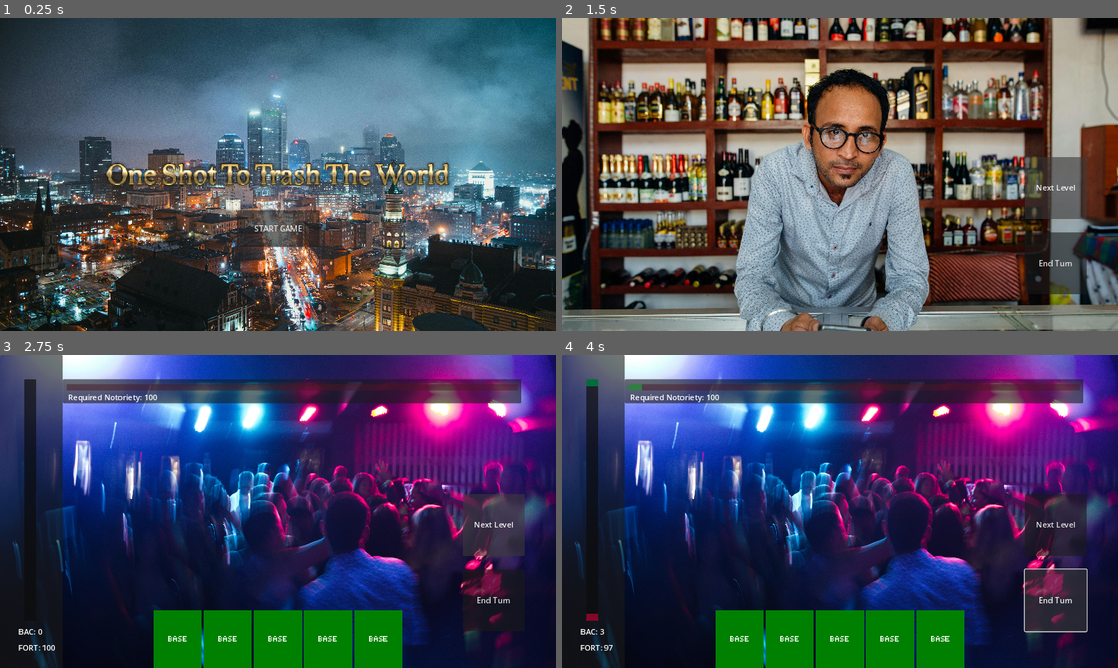
Above: before the commit, frames 1-4 (two rows, left to right).
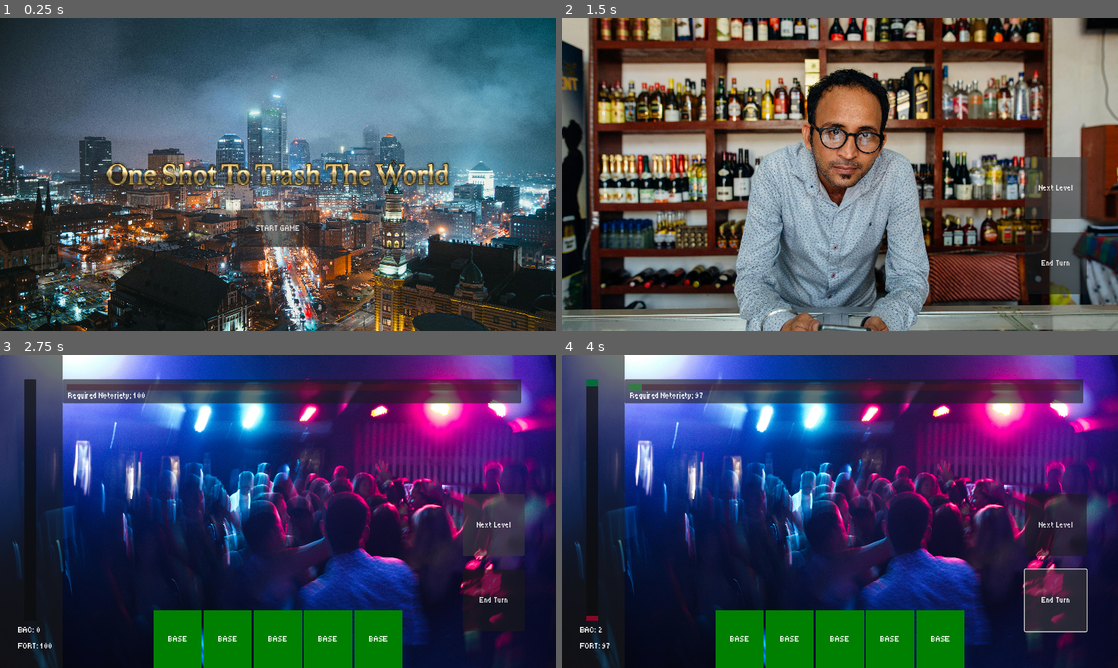
Above: after the commit, the same moments.

Repository: TreSmith/JameGamGameJam
Game: Godot game, scene res://Scenes/UI/main_menu.tscn
Same seed, same stepped clock (60 frames per second), same inputs: the game is played once before the commit and once after it.
Inputs:
- Up to frame 1 (0.25 s): no input
- Up to frame 2 (1.5 s): click "START GAME" at 0.5 s; click "Next Level" at 1.25 s
- Up to frame 3 (2.75 s): click "Next Level" at 2 s
- Up to frame 4 (4 s): click "End Turn" at 2.75 s; click "End Turn" at 3.5 s

The runs differ from the first frame. In frame 1, 0.1% of the frame differs, in the area x 45-55%, y 66-69%; in frame 2, 0.1%; in frame 3, 0.5%, in the area x 3-93%, y 11-95%; in frame 4, 0.5%.

Commit message:
nothing should be broken here ;)

Diff:
--- a/Scenes/UI/main_menu.tscn
+++ b/Scenes/UI/main_menu.tscn
@@ -1,5 +1,6 @@
-[gd_scene load_steps=4 format=3 uid="uid://bx3ofyjcj7wxb"]
+[gd_scene load_steps=5 format=3 uid="uid://bx3ofyjcj7wxb"]
 
+[ext_resource type="Theme" path="res://main_theme.tres" id="1_lgh0y"]
 [ext_resource type="Texture2D" uid="uid://crucwie1hatfq" path="res://Assets/Backgrounds/main_menu.jpg" id="1_ohcko"]
 [ext_resource type="Script" path="res://Scripts/UI/main_menu.gd" id="1_vuw2v"]
 [ext_resource type="Texture2D" uid="uid://7gyfoov0dcey" path="res://Assets/TitleCard.png" id="2_5sgxa"]
@@ -7,6 +8,7 @@
 [node name="MainMenu" type="Control"]
 layout_mode = 3
 anchors_preset = 0
+theme = ExtResource("1_lgh0y")
 script = ExtResource("1_vuw2v")
 
 [node name="Background" type="TextureRect" parent="."]
@@ -37,6 +39,7 @@
 offset_bottom = 150.0
 grow_horizontal = 2
 grow_vertical = 2
+theme = ExtResource("1_lgh0y")
 text = "START GAME"
 
 [node name="TitleCard" type="TextureRect" parent="Initial"]
--- a/Scenes/UI/next_level.tscn
+++ b/Scenes/UI/next_level.tscn
@@ -1,12 +1,14 @@
-[gd_scene load_steps=2 format=3 uid="uid://ca0k0j0evguft"]
+[gd_scene load_steps=3 format=3 uid="uid://ca0k0j0evguft"]
 
 [ext_resource type="Script" path="res://Scripts/UI/next_level.gd" id="1_8sx43"]
+[ext_resource type="Theme" path="res://main_theme.tres" id="1_pwyaj"]
 
 [node name="Level_UI_Elements" type="Control"]
 layout_mode = 3
 anchors_preset = 0
 offset_right = 1141.0
 offset_bottom = 650.0
+theme = ExtResource("1_pwyaj")
 script = ExtResource("1_8sx43")
 
 [node name="NextLevelBtn" type="Button" parent="."]
--- a/Scenes/UI/notoriety.tscn
+++ b/Scenes/UI/notoriety.tscn
@@ -1,6 +1,7 @@
-[gd_scene load_steps=4 format=3 uid="uid://cwvokrs86ax4x"]
+[gd_scene load_steps=5 format=3 uid="uid://cwvokrs86ax4x"]
 
 [ext_resource type="Script" path="res://Scripts/UI/Notoriety.gd" id="1_5vr55"]
+[ext_resource type="Theme" path="res://main_theme.tres" id="1_e0akq"]
 
 [sub_resource type="StyleBoxFlat" id="StyleBoxFlat_3pnh4"]
 bg_color = Color(0.286275, 0.0941176, 0.12549, 0.482353)
@@ -16,6 +17,7 @@
 offset_right = -72.0
 offset_bottom = 100.0
 grow_horizontal = 2
+theme = ExtResource("1_e0akq")
 script = ExtResource("1_5vr55")
 
 [node name="NotorietyBar" type="ProgressBar" parent="."]
--- a/Scenes/UI/player_bars.tscn
+++ b/Scenes/UI/player_bars.tscn
@@ -1,6 +1,7 @@
-[gd_scene load_steps=5 format=3 uid="uid://borgwftef6nl5"]
+[gd_scene load_steps=6 format=3 uid="uid://borgwftef6nl5"]
 
 [ext_resource type="Script" path="res://Scripts/UI/PlayerBars.gd" id="1_8bcje"]
+[ext_resource type="Theme" path="res://main_theme.tres" id="1_yacth"]
 
 [sub_resource type="StyleBoxFlat" id="StyleBoxFlat_w6b85"]
 bg_color = Color(0, 0, 0, 0.533333)
@@ -16,6 +17,7 @@
 anchor_bottom = 1.0
 offset_right = 130.0
 grow_vertical = 2
+theme = ExtResource("1_yacth")
 script = ExtResource("1_8bcje")
 
 [node name="BAC_Bar" type="ProgressBar" parent="."]
--- a/Scripts/UI/Notoriety.gd
+++ b/Scripts/UI/Notoriety.gd
@@ -11,7 +11,7 @@
 	notoriety_bar.value = 0
 	notoriety_label.text = "Required Notoriety: " + str(required_notoriety)
 
-func update_notoriety_ui(notoriety):
+func update_notoriety_ui():
 	notoriety_bar.value = GameManager.Current_Notoriety
-	required_notoriety - GameManager.Current_Notoriety
-	notoriety_label.text = "Required Notoriety: " + str(required_notoriety)
+	var notoriety_left = required_notoriety - GameManager.Current_Notoriety
+	notoriety_label.text = "Required Notoriety: " + str(notoriety_left)
--- a/Scripts/UI/PlayerBars.gd
+++ b/Scripts/UI/PlayerBars.gd
@@ -11,11 +11,11 @@
 	fort_bar.value = 0
 	fort_label.text = "FORT: " + str(GameManager.STARTING_FORTITUDE)
 
-func update_bac(amount):
-	bac_bar.value += amount
-	bac_label.text = "BAC: " + str(bac_bar.value)
+func update_bac():
+	bac_bar.value = GameManager.Current_BAC
+	bac_label.text = "BAC: " + str(GameManager.Current_BAC)
 
-func update_fort(amount):
-	fort_bar.value += amount
-	var fort_label_text = GameManager.STARTING_FORTITUDE - fort_bar.value
+func update_fort():
+	fort_bar.value = GameManager.STARTING_FORTITUDE - GameManager.Current_Fortitude
+	var fort_label_text = GameManager.Current_Fortitude
 	fort_label.text = "FORT: " + str(fort_label_text)
--- a/Scripts/level_script.gd
+++ b/Scripts/level_script.gd
@@ -19,8 +19,9 @@
 #remove fortitude, check if fortitude matches current BAC, update progress bars, deal new hand
 func _on_next_level_end_turn():
 	current_fortitude_loss += fortitude_loss_per_turn
+	GameManager.Current_Fortitude -= current_fortitude_loss
 	GameManager.Current_BAC += 1
 	GameManager.Current_Notoriety += GameManager.Current_BAC
-	notoriety.update_notoriety_ui(current_notoriety)
-	player_bars.update_bac(GameManager.Current_BAC)
-	player_bars.update_fort(current_fortitude_loss)
+	notoriety.update_notoriety_ui()
+	player_bars.update_bac()
+	player_bars.update_fort()
